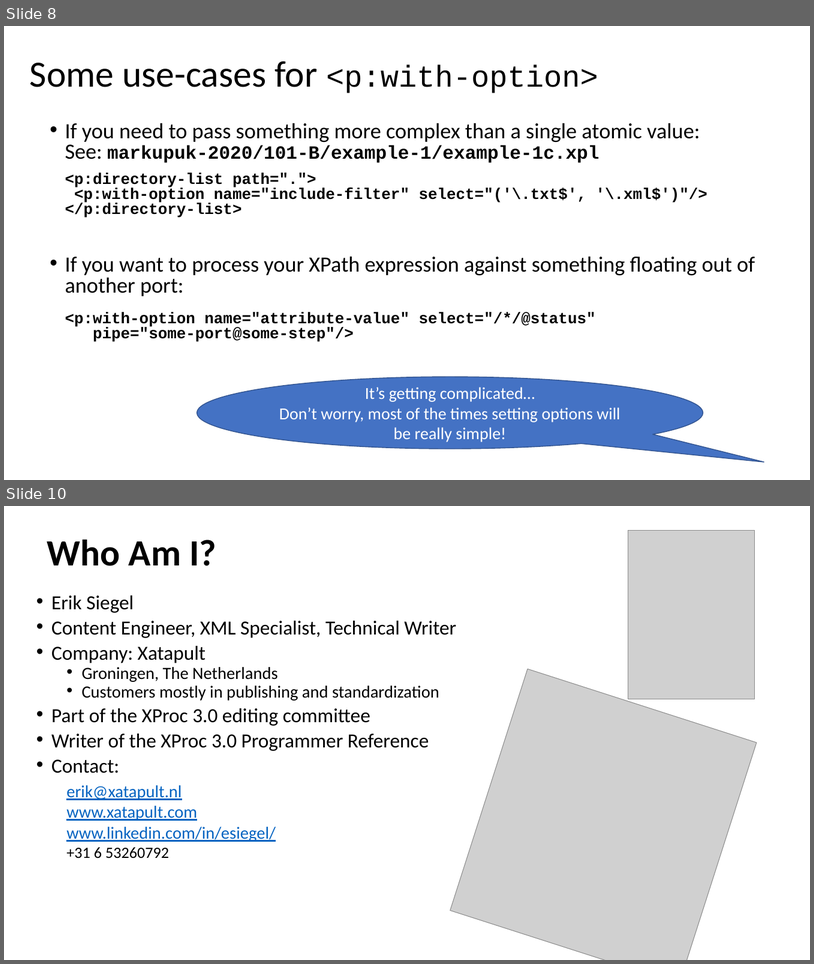
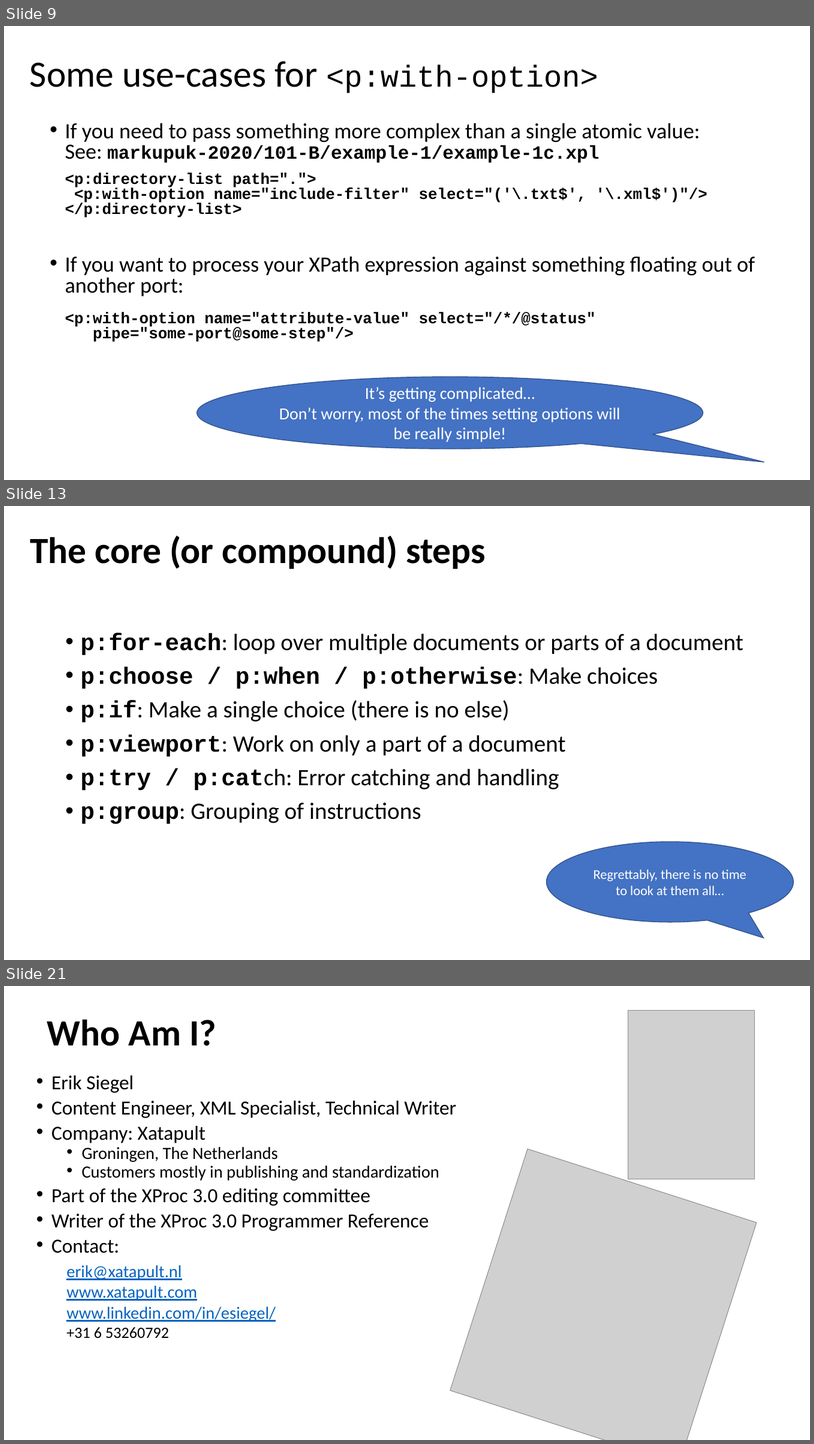
Before and after one commit to xatapult/markupuk-2020, a slide deck: 101-B/presentation/markupuk-2020-101-B.pptx. Shown one above the other, each under a label of ours: slides 8 and 10 before the commit, slides 9, 13 and 21 after it; the slides between them are not shown. The pictures are 814x964 and 814x1444 pixels, drawn with LibreOffice and Linux fonts; fonts in the diff are those of the drawing; grey boxes stand for pictures; background and template pictures are left out. Boxes give left, top, right and bottom in pixels: in the first picture for what was removed or moved away, otherwise in the second. Text is boxed around its words. In the diff, an @@ line names an element or a change of style, - is before the commit and + after.

```diff
--- a/101-B/presentation/markupuk-2020-101-B.pptx
+++ b/101-B/presentation/markupuk-2020-101-B.pptx
@@ slide 13 added at (x1=4, y1=506, x2=810, y2=960), background #FFFFFF @@
@@ title added at (x1=30, y1=535, x2=486, y2=569), 44 pt, text #000000, bold @@
+The core (or compound) steps
@@ text added at (x1=81, y1=633, x2=744, y2=824), 28 pt, text #000000 @@
+• p:for-each: loop over multiple documents or parts of a document
+• p:choose / p:when / p:otherwise: Make choices
+• p:if: Make a single choice (there is no else)
+• p:viewport: Work on only a part of a document
+• p:try / p:catch: Error catching and handling
+• p:group: Grouping of instructions
@@ speech bubble added at (x1=546, y1=842, x2=794, y2=922), fill #4472C4, outline #325491 1 pt, 16 pt, text #FFFFFF @@
+Regrettably, there is no time to look at them all…
@@ what was slide 8 is now slide 9 @@
@@ what was slide 10 is now slide 21 @@
```
Also in this commit, not shown: 3 slides changed, 10 other slides added, 13 other files.
